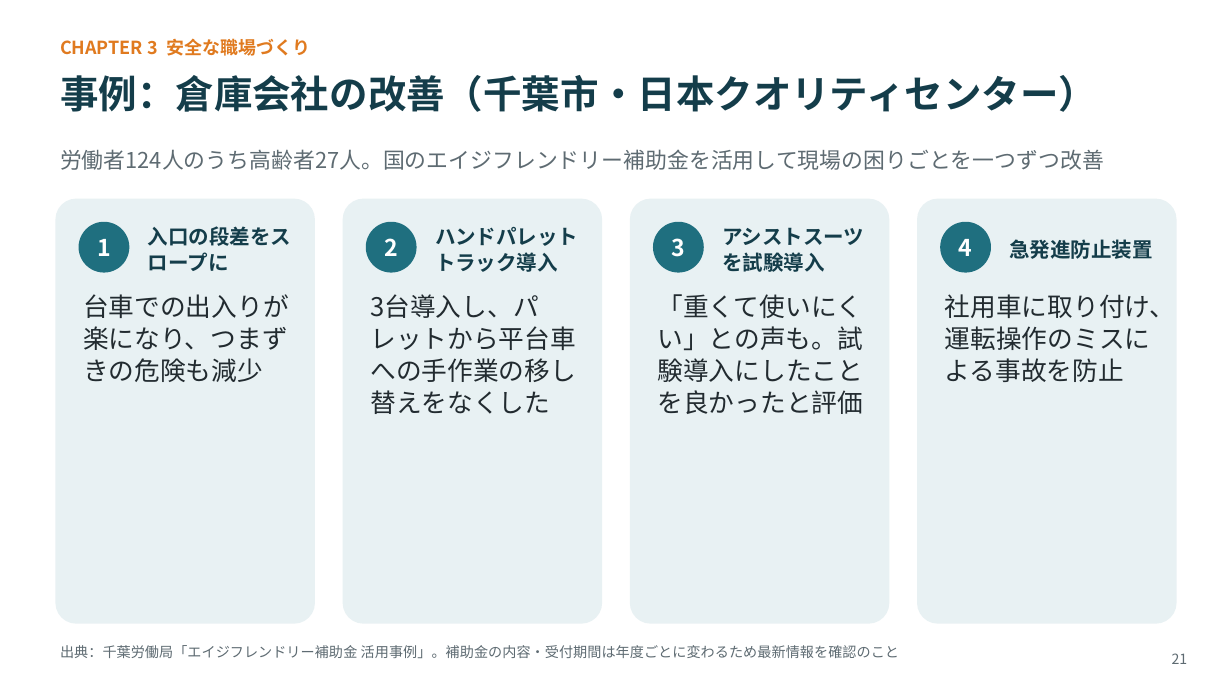
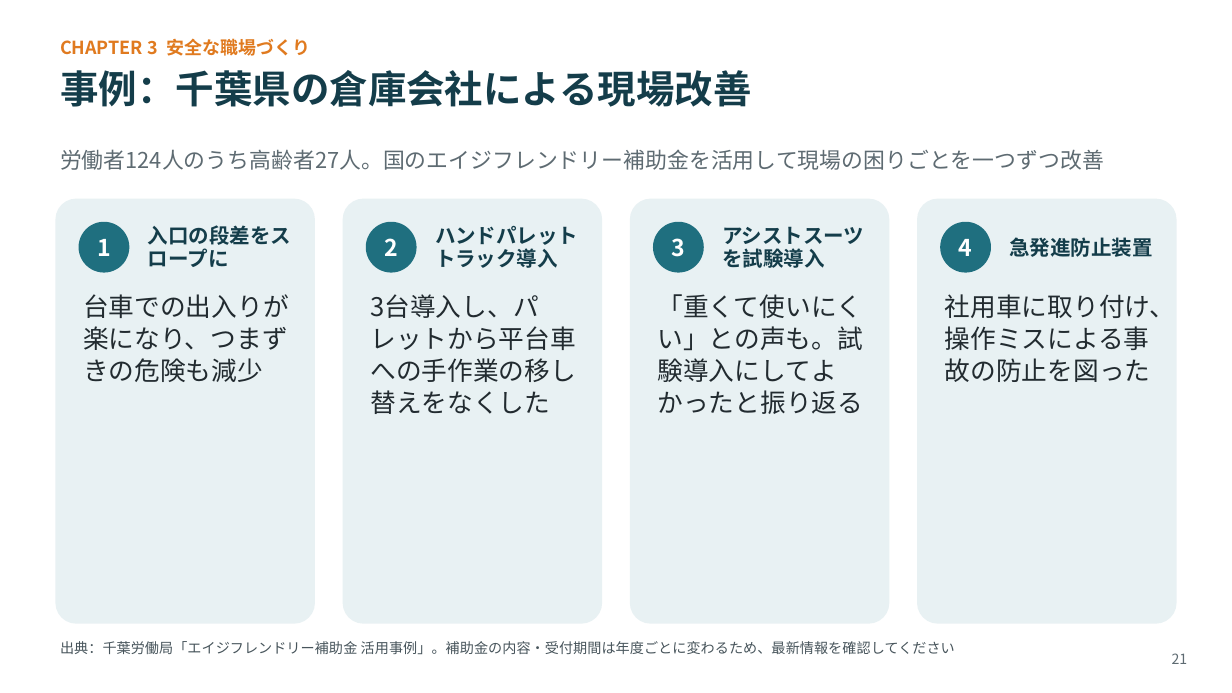
Before and after one commit to lastradezanpano/Udemy, a slide deck: slide 21 of 高齢者雇用研修/物流現場の高齢者雇用_研修スライド_v1.0.pptx. Drawn at 1232x693 pixels with LibreOffice and Linux fonts; fonts in the diff are those of the drawing. Boxes give left, top, right and bottom in pixels: in the first picture for what was removed or moved away, otherwise in the second. Text is boxed around its words. In the diff, an @@ line names an element or a change of style, - is before the commit and + after.

```diff
--- a/高齢者雇用研修/物流現場の高齢者雇用_研修スライド_v1.0.pptx
+++ b/高齢者雇用研修/物流現場の高齢者雇用_研修スライド_v1.0.pptx
@@ text at [60,70,752,107]: text changed @@
-事例：倉庫会社の改善（千葉市・日本クオリティセンター）
+事例：千葉県の倉庫会社による現場改善
@@ line spacing 20pt to 18pt in 4 elements at [148,225,291,267], [435,226,578,268], [722,226,864,268], [1009,237,1152,257] @@
@@ text at [658,294,864,414]: text changed @@
-「重くて使いにくい」との声も。試験導入にしたことを良かったと評価
+「重くて使いにくい」との声も。試験導入にしてよかったと振り返る
@@ text at [945,294,1175,382]: text changed @@
-社用車に取り付け、運転操作のミスによる事故を防止
+社用車に取り付け、操作ミスによる事故の防止を図った
@@ text at [60,641,955,654]: text changed; text colour #5E6B72 to #48555C @@
-出典：千葉労働局「エイジフレンドリー補助金 活用事例」。補助金の内容・受付期間は年度ごとに変わるため最新情報を確認のこと
+出典：千葉労働局「エイジフレンドリー補助金 活用事例」。補助金の内容・受付期間は年度ごとに変わるため、最新情報を確認してください
```
Also in this commit, not shown: 37 other slides changed, 3 other files.
